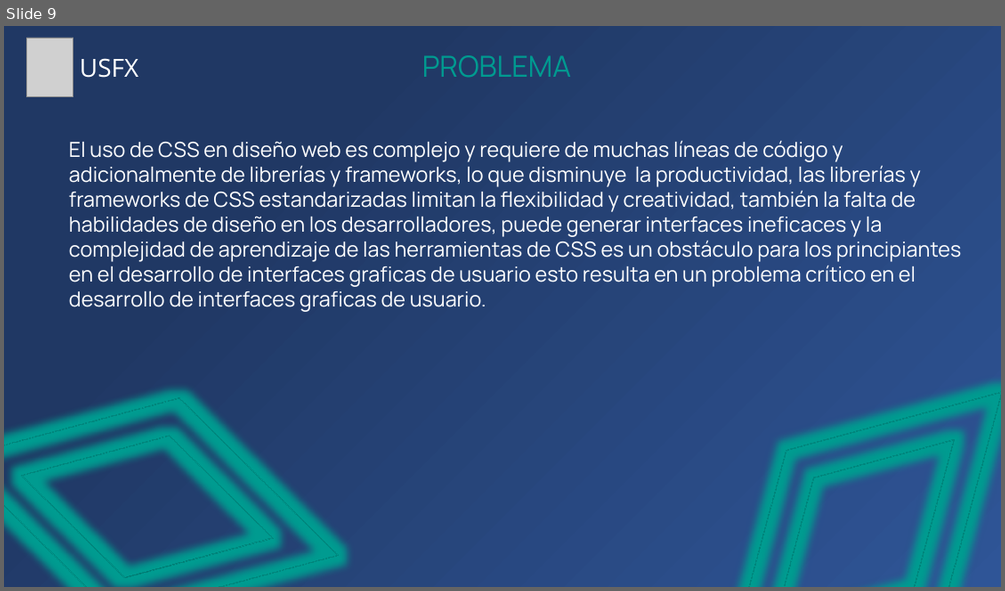
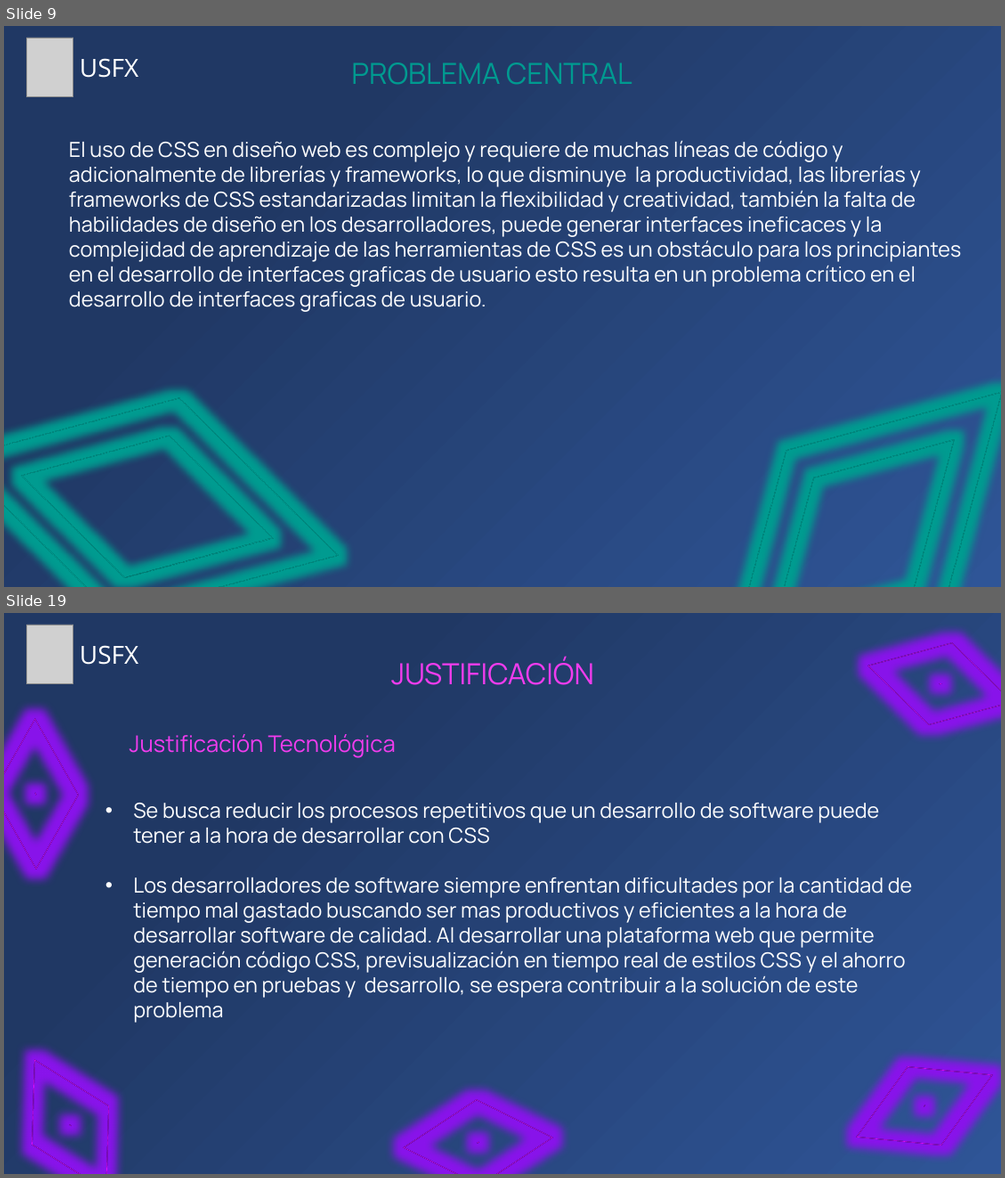
Before and after one commit to Zelechos/Generador-Css, a slide deck: documents/Presentación de Perfil - Modelo Generador CSS.pptx. Shown one above the other, each under a label of ours: slide 9 before the commit, slides 9 and 19 after it; the slides between them are not shown. The pictures are 1005x591 and 1005x1178 pixels, drawn with LibreOffice and Linux fonts; fonts in the diff are those of the drawing; grey boxes stand for pictures. Boxes give left, top, right and bottom in pixels: in the first picture for what was removed or moved away, otherwise in the second. Text is boxed around its words. In the diff, an @@ line names an element or a change of style, - is before the commit and + after.

```diff
--- a/documents/Presentación de Perfil - Modelo Generador CSS.pptx
+++ b/documents/Presentación de Perfil - Modelo Generador CSS.pptx
@@ slide 19 added at (x1=4, y1=613, x2=1001, y2=1174), background gradient #2F5597 to #203864 @@
@@ picture added at (x1=26, y1=625, x2=73, y2=683) @@
@@ frame added at (x1=869, y1=613, x2=1001, y2=755), outline #E10DFF 1 pt @@
@@ text added at (x1=80, y1=645, x2=138, y2=665), 24 pt, text #FFFFFF @@
+USFX
@@ text added at (x1=391, y1=657, x2=594, y2=685), 28 pt, text #F03CED @@
+JUSTIFICACIÓN
@@ frame added at (x1=4, y1=719, x2=110, y2=868), outline #E10DFF 1 pt @@
@@ text added at (x1=129, y1=734, x2=396, y2=758), 22 pt, text #F03CED @@
+Justificación Tecnológica
@@ text added at (x1=133, y1=803, x2=912, y2=1022), 20 pt, text #FFFFFF @@
+• Se busca reducir los procesos repetitivos que un desarrollo de software puede tener a la hora de desarrollar con CSS
+• Los desarrolladores de software siempre enfrentan dificultades por la cantidad de tiempo mal gastado buscando ser mas productivos y eficientes a la hora de desarrollar software de calidad. Al desarrollar una plataforma web que permite generación código CSS, previsualización en tiempo real de estilos CSS y el ahorro de tiempo en pruebas y desarrollo, se espera contribuir a la solución de este problema
@@ frame added at (x1=858, y1=1038, x2=992, y2=1174), outline #E10DFF 1 pt @@
@@ frame added at (x1=4, y1=1060, x2=136, y2=1174), outline #E10DFF 1 pt @@
@@ frame added at (x1=404, y1=1069, x2=552, y2=1174), outline #E10DFF 1 pt @@
@@ slide 9 changed as well @@
@@ text at (x1=351, y1=62, x2=632, y2=85): text changed @@
-PROBLEMA
+PROBLEMA CENTRAL
```
Also in this commit, not shown: 5 other slides changed, 12 other slides added, 2 slides removed.
